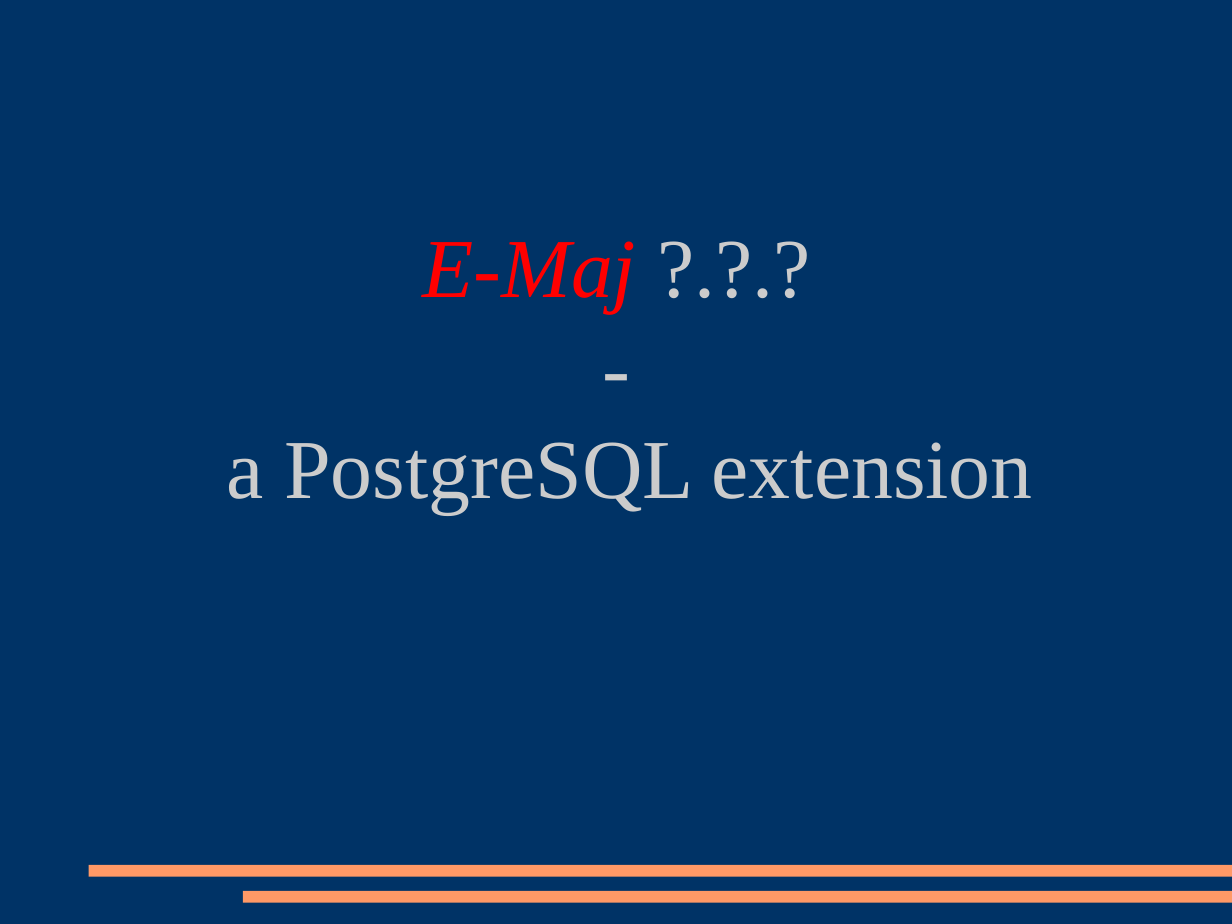
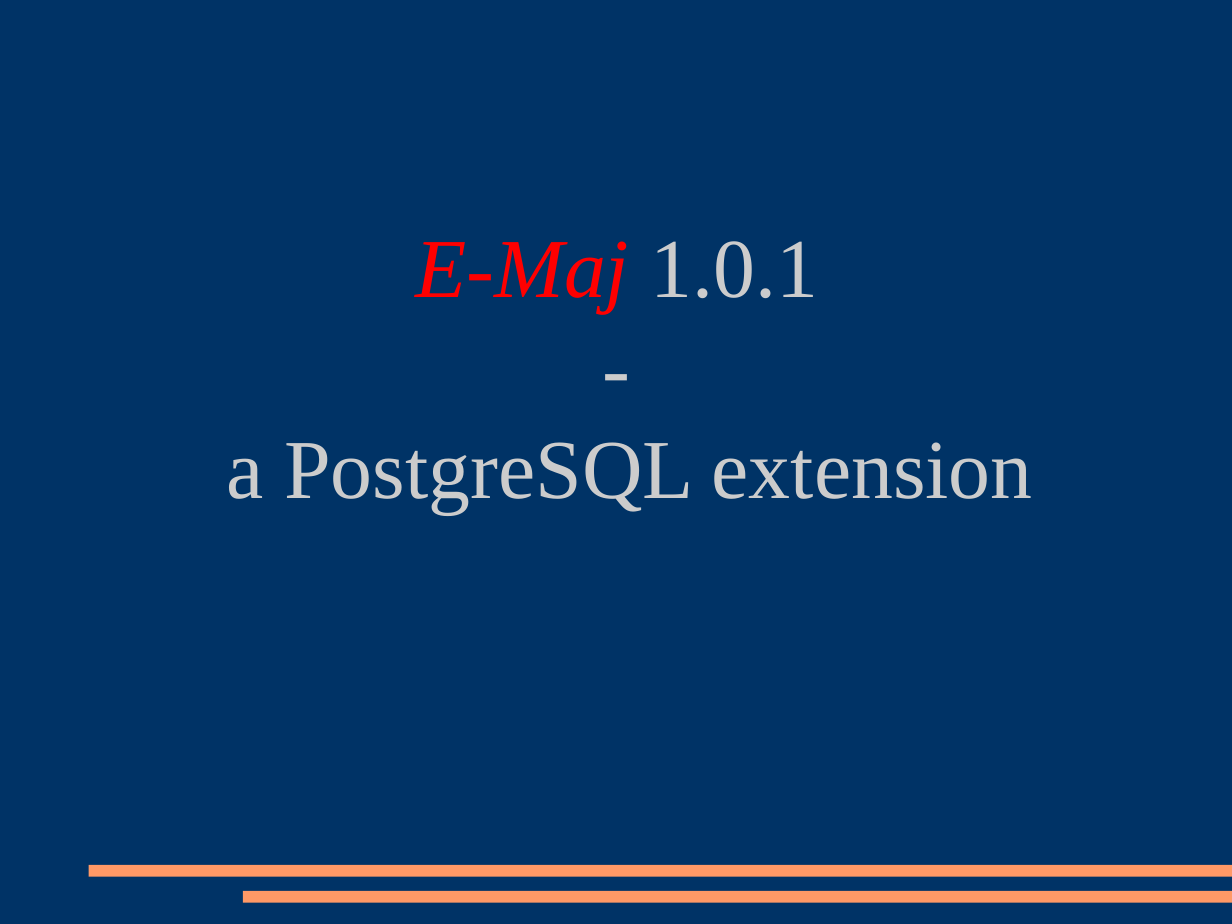
Before and after one commit to beaud76/emaj_doc, a slide deck: slide 1 of Emaj_pres_en.odp. Drawn at 1232x924 pixels with LibreOffice and Linux fonts; fonts in the diff are those of the drawing. Boxes give left, top, right and bottom in pixels: in the first picture for what was removed or moved away, otherwise in the second. Text is boxed around its words. In the diff, an @@ line names an element or a change of style, - is before the commit and + after.

```diff
--- a/Emaj_pres_en.odp
+++ b/Emaj_pres_en.odp
@@ subtitle at [415,241,818,313]: text changed @@
-E-Maj ?.?.?
+E-Maj 1.0.1
```
Also in this commit, not shown: 3 other files.
